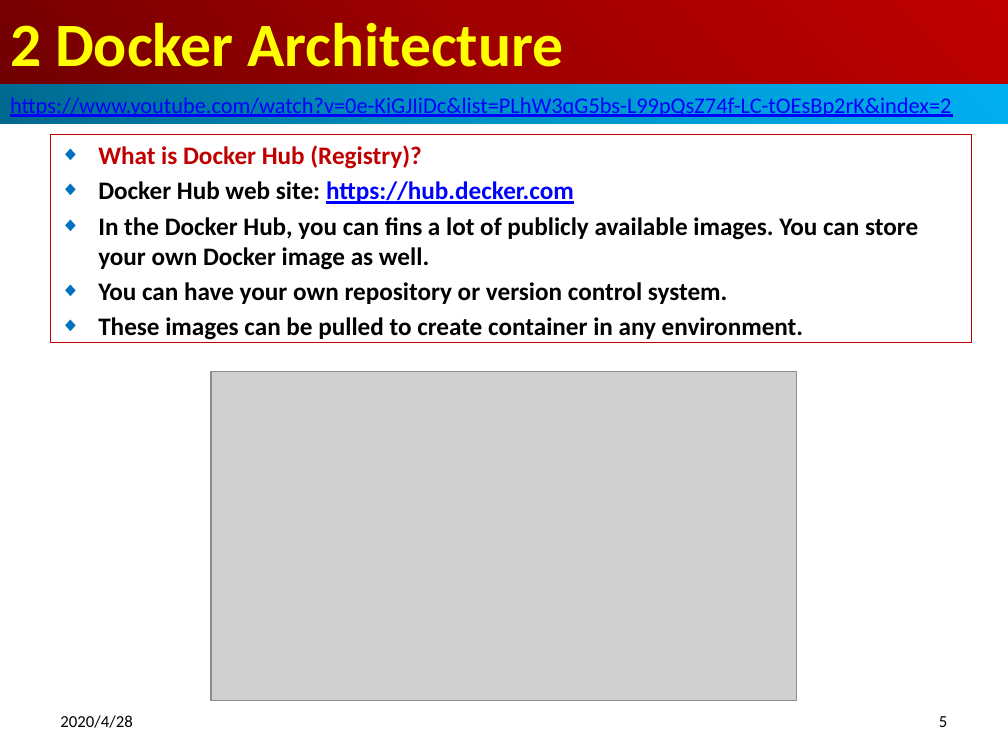
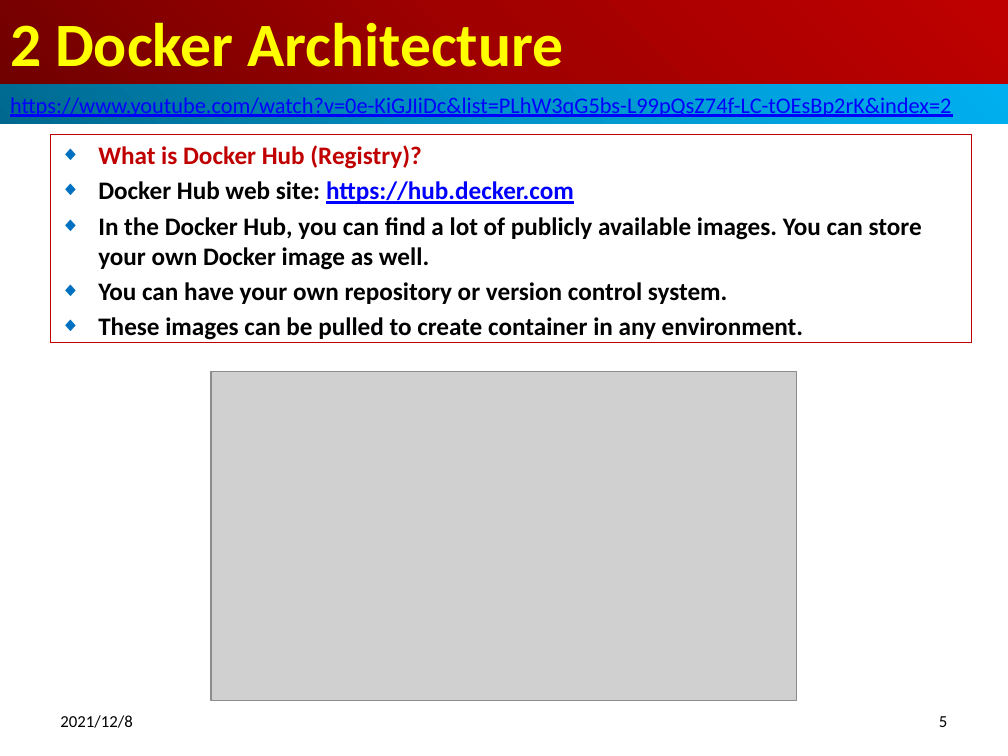
Before and after one commit to peterhchen/800-Docker, a slide deck: slide 5 of 02_Architecture.pptx. Drawn at 1008x756 pixels with LibreOffice and Linux fonts; fonts in the diff are those of the drawing; grey boxes stand for pictures. Boxes give left, top, right and bottom in pixels: in the first picture for what was removed or moved away, otherwise in the second. Text is boxed around its words. In the diff, an @@ line names an element or a change of style, - is before the commit and + after.

```diff
--- a/02_Architecture.pptx
+++ b/02_Architecture.pptx
@@ subtitle at (98, 217, 922, 270): text changed @@
-◆ In the Docker Hub, you can fins a lot of publicly available images. You can store your own Docker image as well.
+◆ In the Docker Hub, you can find a lot of publicly available images. You can store your own Docker image as well.
@@ text at (60, 715, 132, 728): text changed @@
-2020/4/28
+2021/12/8
```
Also in this commit, not shown: 9 other slides changed, 3 other files.
